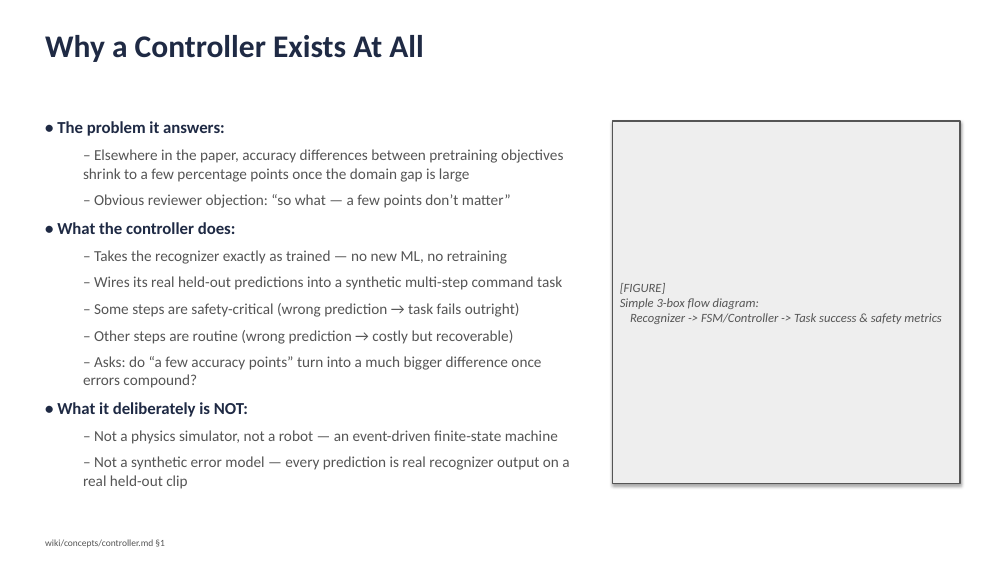
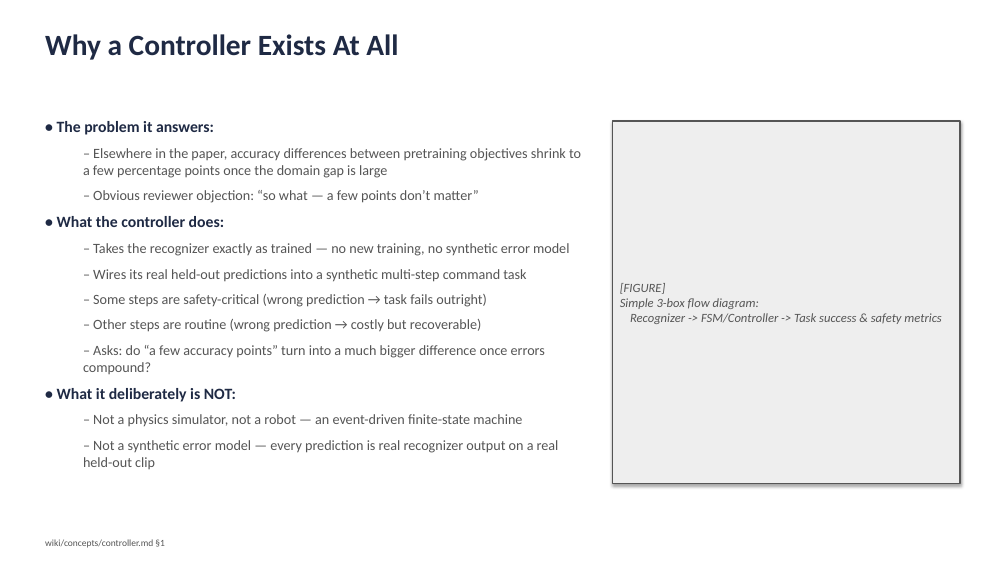
Before and after one commit to prabin172/DA_GestureRecognition-clean, a slide deck: slide 2 of paper/controller_advisor_slides.pptx. Drawn at 1008x567 pixels with LibreOffice and Linux fonts; fonts in the diff are those of the drawing. Boxes give left, top, right and bottom in pixels: in the first picture for what was removed or moved away, otherwise in the second. Text is boxed around its words. In the diff, an @@ line names an element or a change of style, - is before the commit and + after.

```diff
--- a/paper/controller_advisor_slides.pptx
+++ b/paper/controller_advisor_slides.pptx
@@ text "Why a Controller Exists At ..." at (45,34,398,60): size 30 to 28 pt @@
@@ text at (57,121,581,469): size 16 to 15 pt in "• The problem it answers:", "• What the controller does:", "• What it deliberately is NOT:"; size 14.5 to 13.5 pt in "– Elsewhere in the paper, accuracy differences ...", "– Obvious reviewer objection: “so what — ...", "– Wires its real held-out predictions into ...", "– Some steps are safety-critical (wrong prediction ..." and 4 more places @@
@@ text at (93,243,569,256): text changed; size 14.5 to 13.5 pt @@
-  – Takes the recognizer exactly as trained — no new ML, no retraining
+  – Takes the recognizer exactly as trained — no new training, no synthetic error model
```
Also in this commit, not shown: 5 other slides changed, 3 slides added, 3 slides removed, 18 other files.
